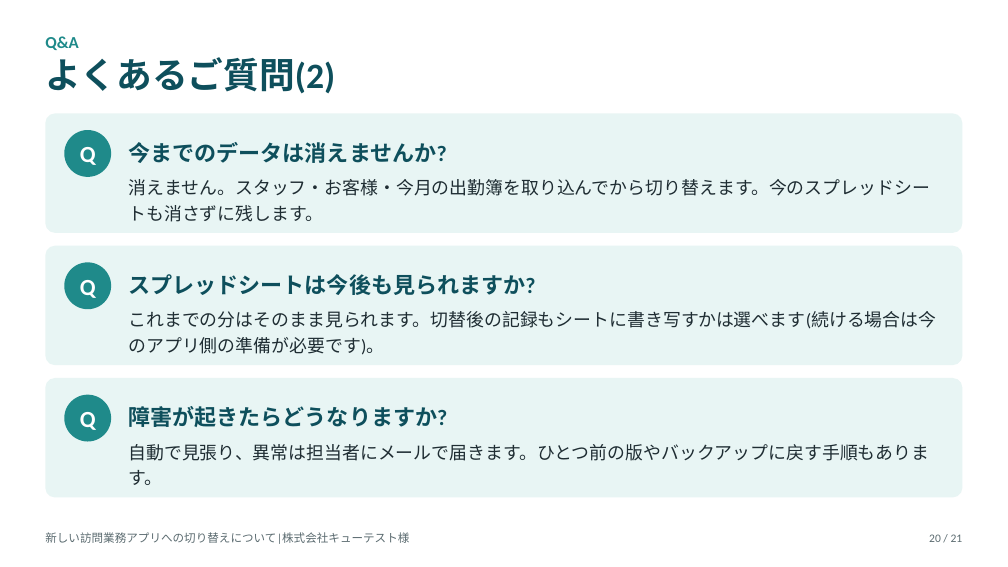
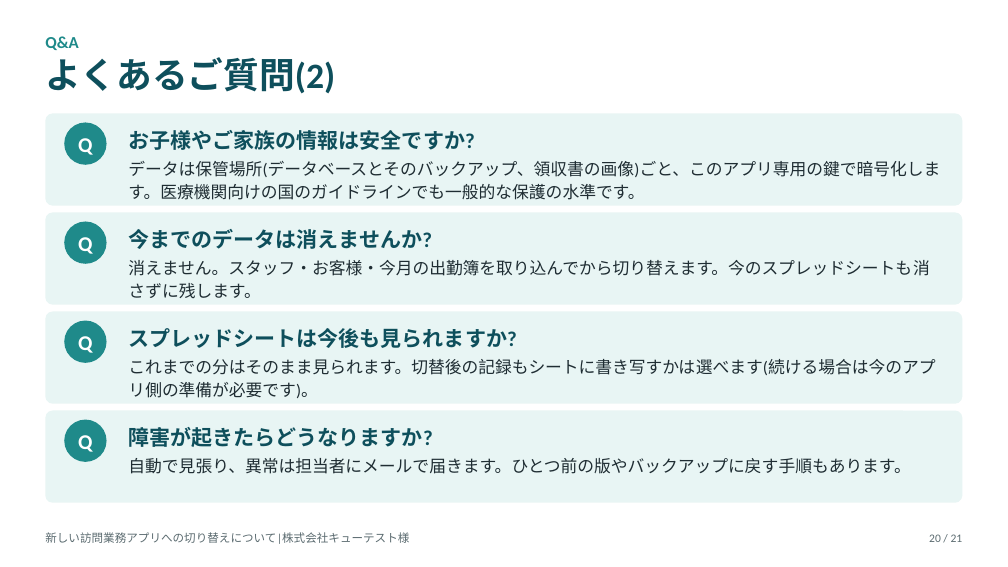
Before and after one commit to katahimo-dev/katahimo-app, a slide deck: slide 20 of doc/partner/新アプリ切替のご説明_キューテスト様.pptx. Drawn at 1008x567 pixels with LibreOffice and Linux fonts; fonts in the diff are those of the drawing. Boxes give left, top, right and bottom in pixels: in the first picture for what was removed or moved away, otherwise in the second. Text is boxed around its words. In the diff, an @@ line names an element or a change of style, - is before the commit and + after.

```diff
--- a/doc/partner/新アプリ切替のご説明_キューテスト様.pptx
+++ b/doc/partner/新アプリ切替のご説明_キューテスト様.pptx
@@ rounded rectangle: place and size @@
-rounded rectangle at <box>45,113,963,233</box>
+rounded rectangle at <box>45,113,963,206</box>
@@ ellipse "Q": place and size @@
-ellipse "Q" at <box>64,130,111,177</box>
+ellipse "Q" at <box>64,123,107,165</box>
@@ text added at <box>128,130,474,150</box>, 20 pt, text #0E4F5C, bold @@
+お子様やご家族の情報は安全ですか?
@@ text added at <box>128,161,940,200</box>, 16 pt, text #1F2D33 @@
+データは保管場所(データベースとそのバックアップ、領収書の画像)ごと、このアプリ専用の鍵で暗号化します。医療機関向けの国のガイドラインでも一般的な保護の水準です。
@@ rounded rectangle: place and size @@
-rounded rectangle at <box>45,246,963,365</box>
+rounded rectangle at <box>45,212,963,305</box>
@@ ellipse "Q": place and size @@
-ellipse "Q" at <box>64,262,111,309</box>
+ellipse "Q" at <box>64,222,107,264</box>
@@ size 21 to 20 pt in 3 elements at <box>128,427,432,447</box>, <box>128,328,516,348</box>, <box>128,229,432,249</box> @@
@@ text "今までのデータは消えませんか?": place and size @@
-text "今までのデータは消えませんか?" at <box>128,142,446,163</box>
+text "今までのデータは消えませんか?" at <box>128,229,432,249</box>
@@ size 17 to 16 pt; line spacing 1.2 to 1.15 in 3 elements at <box>128,458,910,474</box>, <box>128,359,935,398</box>, <box>128,260,929,298</box> @@
@@ text "消えません。スタッフ・お客様・今月の出勤簿を取り込んでから切り替えます。今のスプレッドシートも消さずに残します。": place and size @@
-text "消えません。スタッフ・お客様・今月の出勤簿を取り込んでから切り替えます。今のスプレッドシートも消さずに残します。" at <box>128,179,929,222</box>
+text "消えません。スタッフ・お客様・今月の出勤簿を取り込んでから切り替えます。今のスプレッドシートも消さずに残します。" at <box>128,260,929,298</box>
@@ rounded rectangle: place and size @@
-rounded rectangle at <box>45,378,963,498</box>
+rounded rectangle at <box>45,312,963,404</box>
@@ size 22 to 20 pt in 3 elements at <box>64,123,107,165</box>, <box>64,222,107,264</box>, <box>64,321,107,363</box> @@
@@ ellipse "Q": place and size @@
-ellipse "Q" at <box>64,395,111,442</box>
+ellipse "Q" at <box>64,321,107,363</box>
@@ text "スプレッドシートは今後も見られますか?": place and size @@
-text "スプレッドシートは今後も見られますか?" at <box>128,274,535,295</box>
+text "スプレッドシートは今後も見られますか?" at <box>128,328,516,348</box>
@@ text "これまでの分はそのまま見られます。切替後の記録もシートに書き写すかは選べます(続ける場合は今のアプリ側の準備が必要です) ...": place and size @@
-text "これまでの分はそのまま見られます。切替後の記録もシートに書き写すかは選べます(続ける場合は今のアプリ側の準備が必要です) ..." at <box>128,311,936,355</box>
+text "これまでの分はそのまま見られます。切替後の記録もシートに書き写すかは選べます(続ける場合は今のアプリ側の準備が必要です) ..." at <box>128,359,935,398</box>
@@ rounded rectangle added at <box>45,411,963,503</box>, fill #E8F5F4 @@
@@ text "障害が起きたらどうなりますか?": place and size @@
-text "障害が起きたらどうなりますか?" at <box>128,406,447,427</box>
+text "障害が起きたらどうなりますか?" at <box>128,427,432,447</box>
@@ ellipse added at <box>64,420,107,462</box>, fill #1F8A8A, 20 pt, text #FFFFFF, bold @@
+Q
@@ text "自動で見張り、異常は担当者にメールで届きます。ひとつ前の版やバックアップに戻す手順もあります。": place and size @@
-text "自動で見張り、異常は担当者にメールで届きます。ひとつ前の版やバックアップに戻す手順もあります。" at <box>128,444,929,485</box>
+text "自動で見張り、異常は担当者にメールで届きます。ひとつ前の版やバックアップに戻す手順もあります。" at <box>128,458,910,474</box>
```
Also in this commit, not shown: 2 other slides changed, 3 other files.
